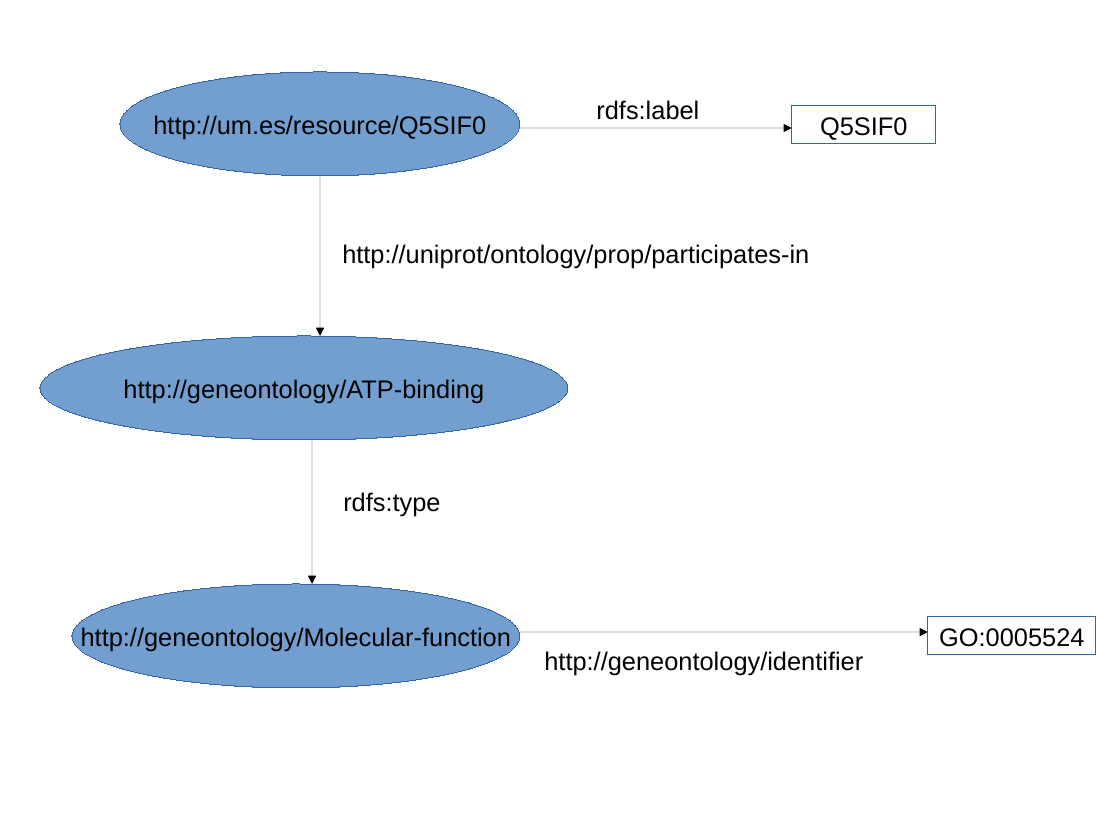
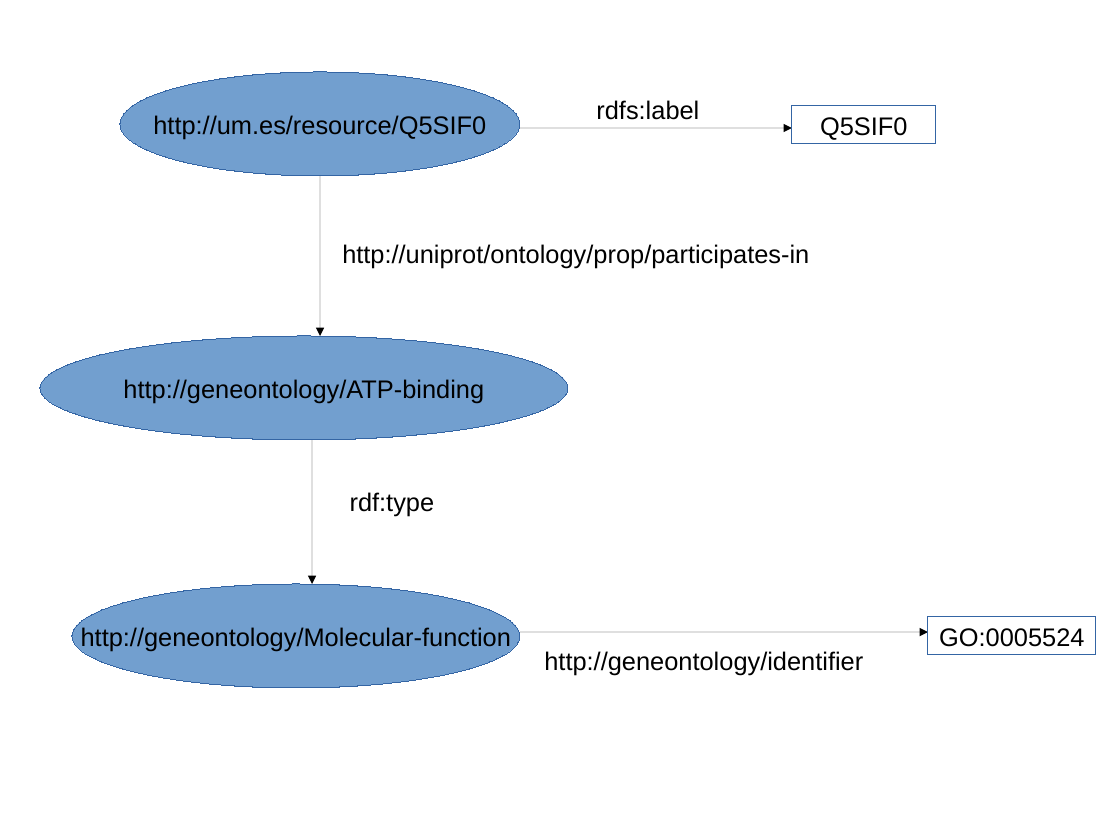
Before and after one commit to mikel-egana-aranguren/LSSW-UM-2016-2017, a slide deck: slide 2 of slides/triple-URIs.odp. Drawn at 1120x840 pixels with LibreOffice and Linux fonts; fonts in the diff are those of the drawing. Boxes give left, top, right and bottom in pixels: in the first picture for what was removed or moved away, otherwise in the second. Text is boxed around its words. In the diff, an @@ line names an element or a change of style, - is before the commit and + after.

Commit message:
Slide RDF corregida

```diff
--- a/slides/triple-URIs.odp
+++ b/slides/triple-URIs.odp
@@ text at <box>350,492,435,517</box>: text changed @@
-rdfs:type
+rdf:type
```
Also in this commit, not shown: 1 other file.
